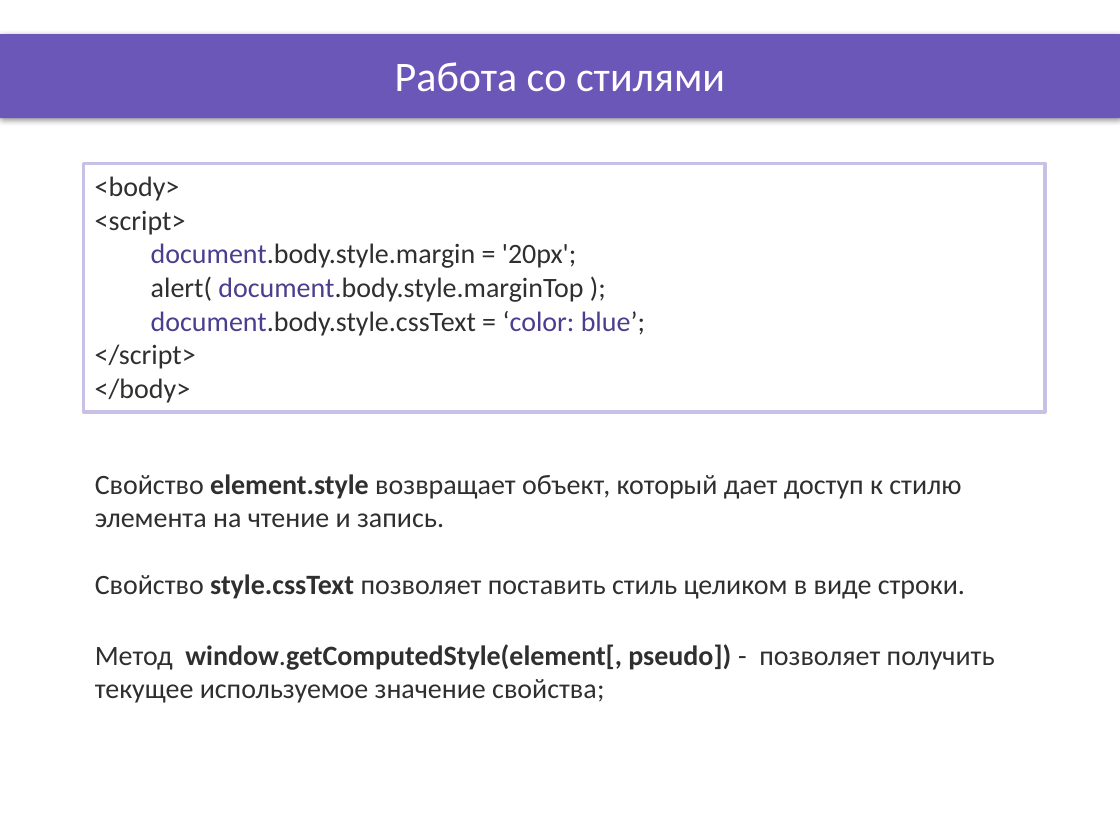
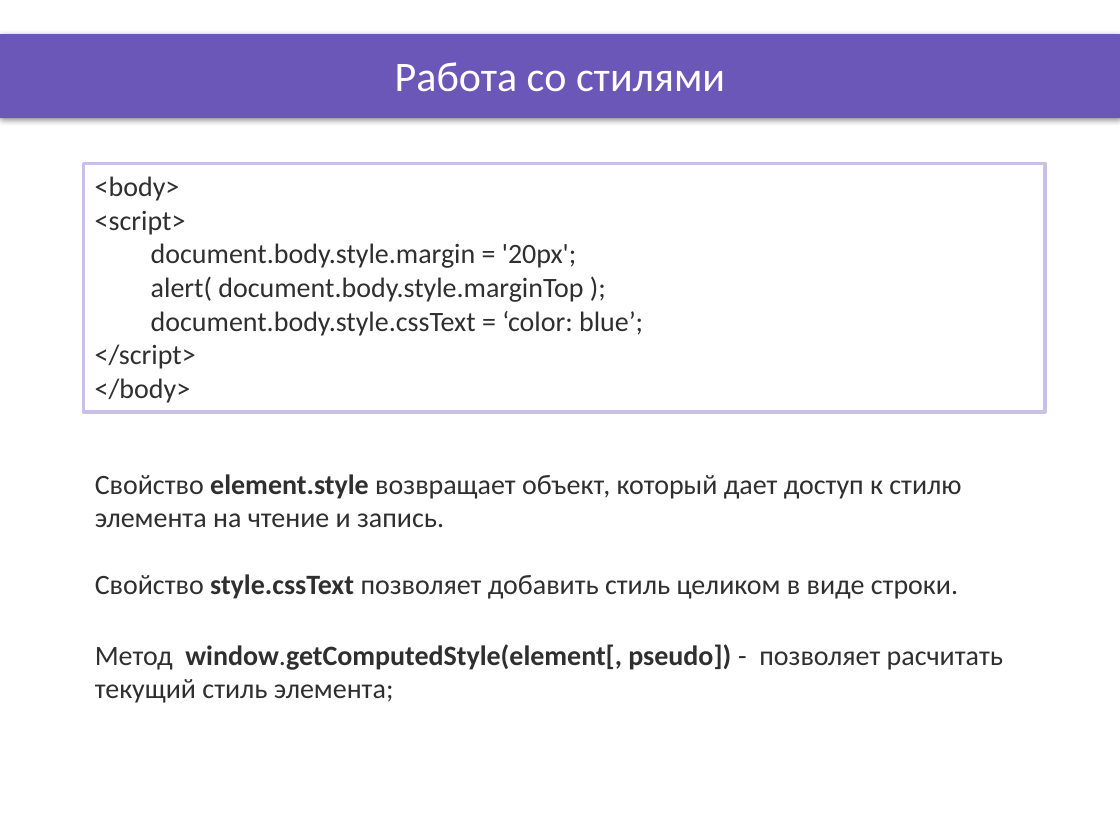
Before and after one commit to OleksandrPetryk/ignite, a slide deck: slide 4 of JS/007_lesson/Presentation/document_page_objects_2.pptx. Drawn at 1120x840 pixels with LibreOffice and Linux fonts; fonts in the diff are those of the drawing; background and template pictures are left out. Boxes give left, top, right and bottom in pixels: in the first picture for what was removed or moved away, otherwise in the second. Text is boxed around its words. In the diff, an @@ line names an element or a change of style, - is before the commit and + after.

```diff
--- a/JS/007_lesson/Presentation/document_page_objects_2.pptx
+++ b/JS/007_lesson/Presentation/document_page_objects_2.pptx
@@ text in rectangle at [151,243,643,336]: text colour #4D3D8E to #2F2F2F in "document.body.style.margin", "document.body.style.marginTop", "document.body.style.cssText ‘color: blue’;" @@
@@ text at [95,574,958,599]: text changed @@
-Свойство style.cssText позволяет поставить стиль целиком в виде строки.
+Свойство style.cssText позволяет добавить стиль целиком в виде строки.
@@ text at [95,644,1003,703]: text changed @@
-Метод window.getComputedStyle(element[, pseudo]) - позволяет получить текущее используемое значение свойства;
+Метод window.getComputedStyle(element[, pseudo]) - позволяет расчитать текущий стиль элемента;
```
Also in this commit, not shown: 34 other files.
